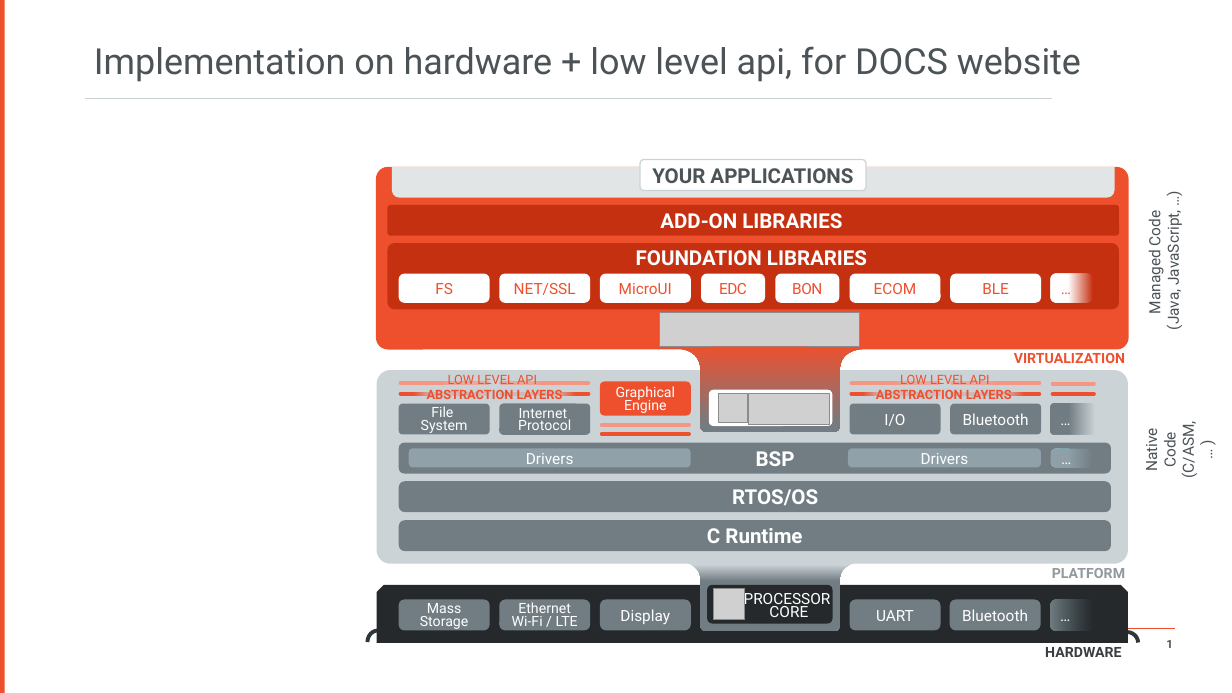
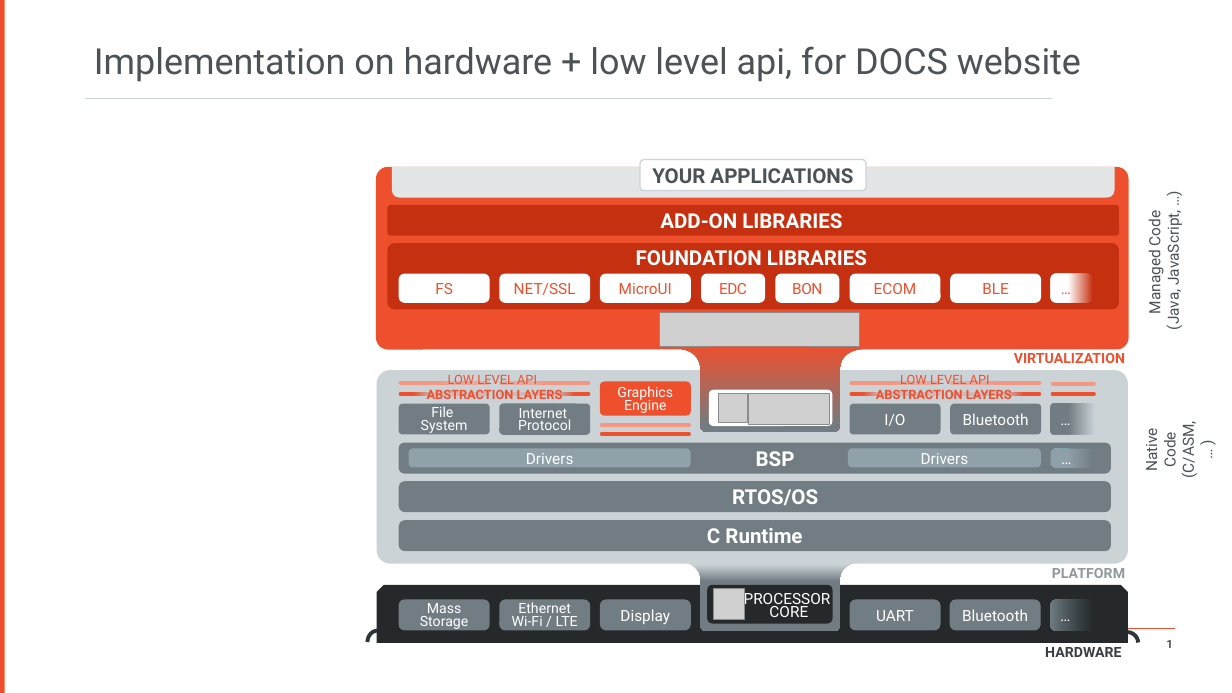
Before and after one commit to MicroEJ/docs, a slide deck: slide 1 of overview/images/firmware.pptx. Drawn at 1232x693 pixels with LibreOffice and Linux fonts; fonts in the diff are those of the drawing; grey boxes stand for pictures; background and template pictures are left out. Boxes give left, top, right and bottom in pixels: in the first picture for what was removed or moved away, otherwise in the second. Text is boxed around its words. In the diff, an @@ line names an element or a change of style, - is before the commit and + after.

Commit message:
renamed Graphical Engine to Graphics Engine in diagrams

```diff
--- a/overview/images/firmware.pptx
+++ b/overview/images/firmware.pptx
@@ text in rounded rectangle at box(617, 386, 673, 413): text changed @@
-Graphical Engine
+Graphics Engine
```
Also in this commit, not shown: 3 other files.
